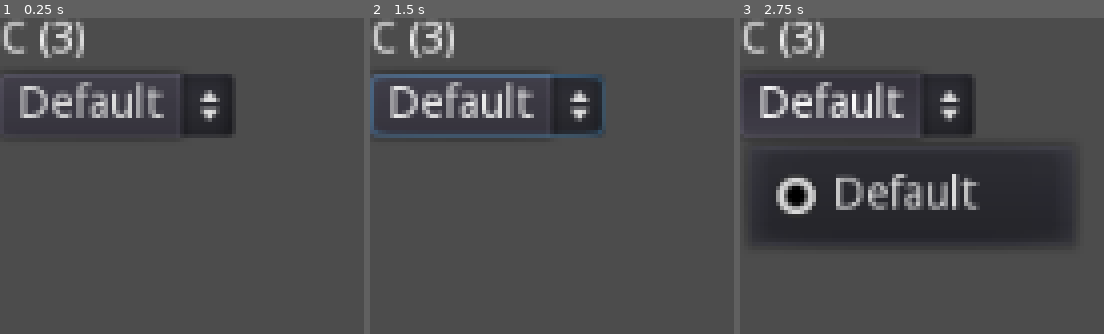
Above: before the commit, frames 1-3 (left to right).
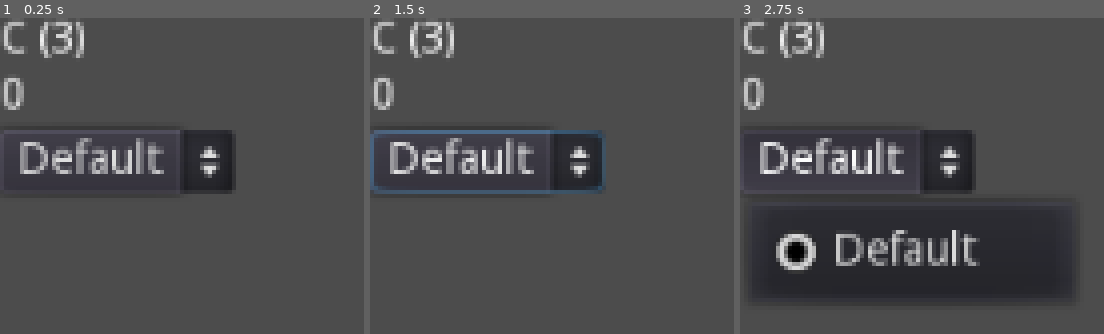
Above: after the commit, the same moments.

Repository: VojtaStruhar/recorder-madness
Game: Godot game, scene res://MainMenu.tscn
The game is run twice, just before and just after one commit, with the same random seed, the same clock (stepped at 60 frames per second) and the same inputs.
Inputs:
- Up to frame 1 (0.25 s): no input
- Up to frame 2 (1.5 s): click "Default" at 0.5 s; click "Default" at 1.25 s
- Up to frame 3 (2.75 s): click "Default" at 2 s

The runs differ from the first frame. In frame 1, 11% of the frame differs, in the area x 0-65%, y 17-56%; in frame 2, 12%; in frame 3, 32%, in the area x 0-92%, y 17-90%.

Commit message:
Introduced normalized note property.

Diff:
--- a/MainMenu.gd
+++ b/MainMenu.gd
@@ -4,4 +4,5 @@
 
 func _process(delta):
 	print(fletnicka.current_note)
-	$VBoxContainer/Label.text = NoteFrequencies.names[round(fletnicka.current_note)]
+	$VBoxContainer/NoteLabel.text = NoteFrequencies.names[round(fletnicka.current_note)]
+	$VBoxContainer/PercentageSign.text = str(round(fletnicka.current_note_relative * 100) / 100.0)
--- a/MainMenu.tscn
+++ b/MainMenu.tscn
@@ -13,12 +13,21 @@
 margin_right = 40.0
 margin_bottom = 40.0
 
-[node name="Label" type="Label" parent="VBoxContainer"]
+[node name="NoteLabel" type="Label" parent="VBoxContainer"]
 margin_right = 174.0
 margin_bottom = 14.0
-text = "Hi, mom!"
+text = "Note label"
+
+[node name="PercentageSign" type="Label" parent="VBoxContainer"]
+margin_top = 18.0
+margin_right = 174.0
+margin_bottom = 32.0
+text = "0%"
 
 [node name="DeviceSelection" parent="VBoxContainer" instance=ExtResource( 2 )]
+margin_top = 36.0
 margin_right = 174.0
+margin_bottom = 56.0
 
 [node name="MicrophoneInput" parent="." instance=ExtResource( 3 )]
+processing_mode = 0
--- a/SoundMagic/MicrophoneInput.gd
+++ b/SoundMagic/MicrophoneInput.gd
@@ -3,15 +3,17 @@
 enum NoteBufferProcessingMode {
 	AVERAGE, MEDIAN
 }
-var processing_mode = NoteBufferProcessingMode.MEDIAN
-
-# This is the main observed property to the outside world. Stores current note
-var current_note: float = 0
+export (NoteBufferProcessingMode) var processing_mode = NoteBufferProcessingMode.MEDIAN
 
 const HIGHEST_NOTE_INDEX = 45 # 45 is A2, it's the highest note I'm comfortable playing, really.
 const LOWEST_NOTE_INDEX = 24 # 24 is the low C on my recorder
 
-const NOTES_BUFFER_SIZE = 4
+# This is the main observed property to the outside world. Stores current note
+var current_note: float = LOWEST_NOTE_INDEX
+# Stores current note in the context of Recorder's range. From 0 to 1
+var current_note_relative: float = 0
+
+const NOTES_BUFFER_SIZE = 7
 var notes_buffer = []
 
 var spectrum_analyzer: AudioEffectSpectrumAnalyzerInstance
@@ -54,6 +56,8 @@
 	elif processing_mode == NoteBufferProcessingMode.MEDIAN:
 		current_note = array_median(notes_buffer)
 
+	current_note_relative = clamp((current_note - LOWEST_NOTE_INDEX) / float(HIGHEST_NOTE_INDEX - LOWEST_NOTE_INDEX), 0, 1)
+
 
 func array_average(arr: Array) -> float:
 	var avg = 0.0
